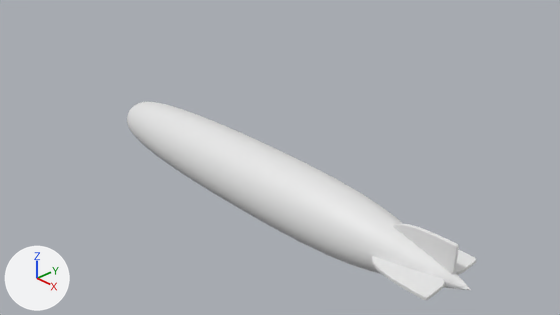
Before and after pictures for a commit that changed the Blender file Blender/blimp.blend.
The view is the same before and after, from the file's camera 'Camera'. Every picture has the same lights, and +X, +Y and +Z are marked at lower left.

The older version as bpy lines, for what is in view:
```python
me_cube = bpy.data.meshes.new('Cube')
me_cube.from_pydata(...)  # 32 vertices, 26 faces; spans x -1.38..1.42, y -0.16..0.16, z -1.52..1.0
me_cube_001 = bpy.data.meshes.new('Cube.001')
me_cube_001.from_pydata(...)  # 32 vertices, 26 faces; spans x -1.38..1.42, y -0.16..0.16, z -1.52..1.0
me_cylinder = bpy.data.meshes.new('Cylinder')
me_cylinder.from_pydata(...)  # 193 vertices, 193 faces; spans x -0.69..0.62, y -0.66..0.66, z -4.27..4.57
ob_body = bpy.data.objects.new('Body', me_cylinder)
ob_body.location = (0.009, 0.0, -0.06)
ob_body.rotation_euler = (0.0, 1.571, 0.0)  # degrees (0, 90, 0)
_m = ob_body.modifiers.new('Subsurf', 'SUBSURF')
_m.levels = 2
_m.render_levels = 3
ob_horizontal_wing = bpy.data.objects.new('Horizontal_Wing', me_cube_001)
ob_horizontal_wing.location = (3.5, -0.395, 0.0)
ob_horizontal_wing.rotation_euler = (1.571, 0.0, 0.0)  # degrees (90, 0, 0)
ob_horizontal_wing.scale = (0.427, 0.204, 0.256)
_m = ob_horizontal_wing.modifiers.new('Subsurf', 'SUBSURF')
_m.levels = 4
_m = ob_horizontal_wing.modifiers.new('Mirror', 'MIRROR')
_m.use_axis = (False, True, False)
_m.mirror_object = ob_body
ob_verticle_wing = bpy.data.objects.new('Verticle_Wing', me_cube)
ob_verticle_wing.location = (3.501, 0.0, 0.312)
ob_verticle_wing.scale = (0.427, 0.204, 0.256)
_m = ob_verticle_wing.modifiers.new('Subsurf', 'SUBSURF')
_m.levels = 4
_m.render_levels = 4
```
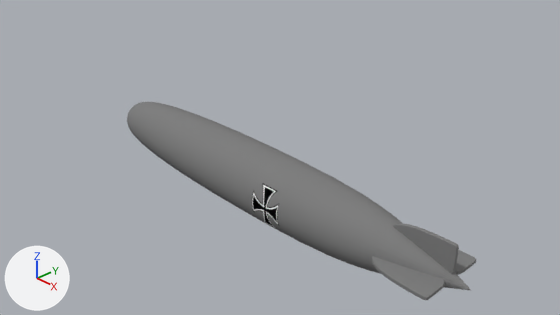
What differs and where, as boxes [x1, y1, x2, y2] in the pictures (560 x 315 px):
'Body', recoloured (white to grey): [127, 102, 472, 291] in both
'Horizontal_Wing', recoloured (white to grey): [371, 250, 476, 300] in both
'Verticle_Wing', recoloured: [393, 223, 459, 274] in both

Edits to the bpy script that builds the scene:
```text
Add img_blimp_fins_png:
    img_blimp_fins_png = load_image('blimp_fins.png', 'Textures/blimp_fins.png', 1024, 1024, 'sRGB')
Add img_blimp_body_png:
    img_blimp_body_png = load_image('blimp_body.png', 'Textures/blimp_body.png', 1024, 1024, 'sRGB')
Add mat_material_002:
    mat_material_002 = diffuse_material('Material.002')
    mat_material_002.texture = img_blimp_fins_png
Add mat_material_001:
    mat_material_001 = diffuse_material('Material.001')
    mat_material_001.texture = img_blimp_fins_png
Add mat_material:
    mat_material = diffuse_material('Material')
    mat_material.texture = img_blimp_body_png
Change me_cube:
    where me_cube.from_pydata(...)  # 32 vertices, 26 faces; spans x -1.38..1.42, y -0.16..0.16, z -1.52..1.0
    add me_cube.materials.append(mat_material_002)  # picture img_blimp_fins_png
Change me_cylinder:
    where me_cylinder.from_pydata(...)  # 193 vertices, 193 faces; spans x -0.69..0.62, y -0.66..0.66, z -4.27..4.57
    add me_cylinder.materials.append(mat_material)  # picture img_blimp_body_png
Change me_cube_001:
    where me_cube_001.from_pydata(...)  # 32 vertices, 26 faces; spans x -1.38..1.42, y -0.16..0.16, z -1.52..1.0
    add me_cube_001.materials.append(mat_material_001)  # picture img_blimp_fins_png
```
